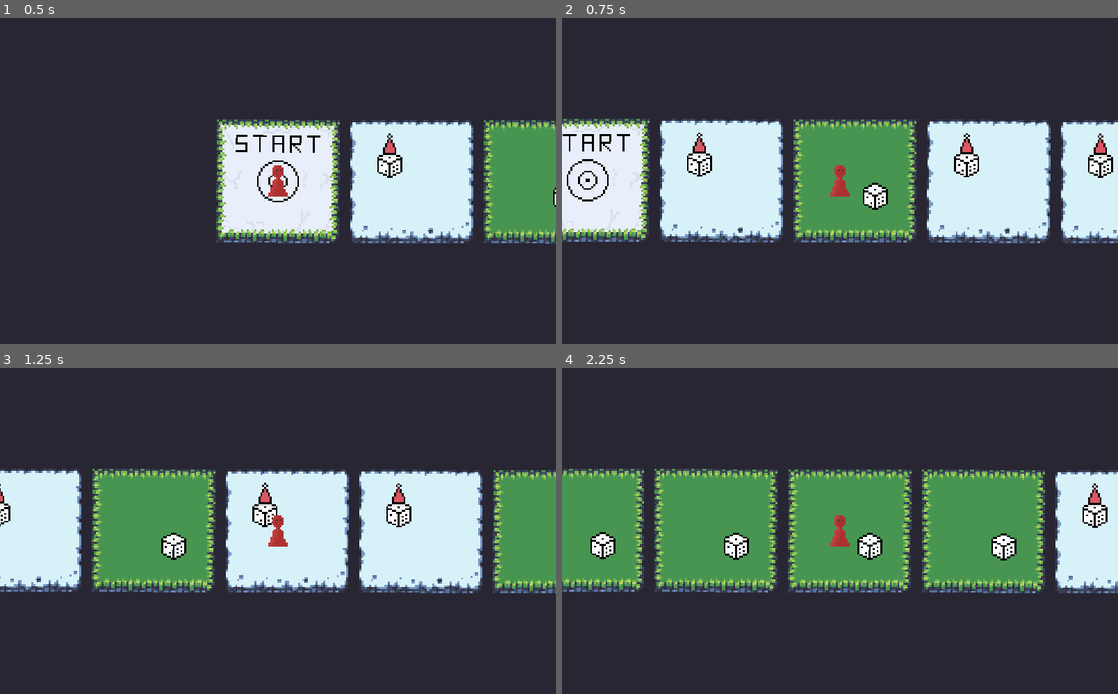
Above: before the commit, frames 1-4 (two rows, left to right).
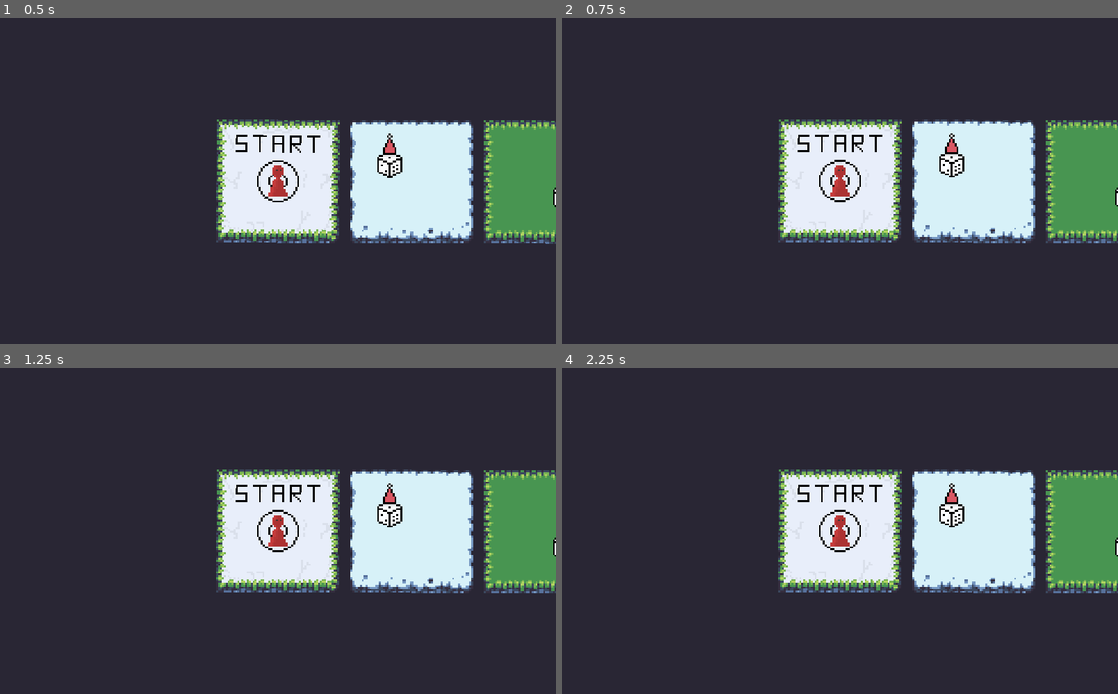
Above: after the commit, the same moments.

Repository: whoisEllie/GMTKJam_2022
Game: Godot game, scene res://Levels/SceneManager.tscn
Two runs of this game, one before a commit and one after it. Both use one fixed random seed, a clock stepped at 60 frames per second and the inputs below.
Inputs (mouse positions are in pixels of both pictures, inside the frame that each line leads up to):
- Up to frame 1 (0.5 s): no input
- Up to frame 2 (0.75 s): tap Enter (ui_accept) at 0.5 s; move the mouse to (962, 164) at 0.52 s; hold D (move_right) from 0.53 s (still down); hold Enter (ui_accept) from 0.53 s (still down)
- Up to frame 3 (1.25 s): keep holding D (move_right); keep holding Enter (ui_accept)
- Up to frame 4 (2.25 s): move the mouse to (728, 547) at 1.27 s; release D (move_right) at 1.28 s; release Enter (ui_accept) at 1.28 s; hold S (move_down) 1.28-2.03 s; click (728, 547) at 1.35 s; tap Enter (ui_accept) at 1.52, 1.55, 1.82 s; move the mouse to (895, 459) at 2.02 s; hold D (move_right) from 2.03 s (still down); hold Enter (ui_accept) from 2.03 s (still down)

Frame 1 is identical in both runs. In frame 2, 30% of the frame differs, in the area x 0-100%, y 30-70%; in frame 3, 21%; in frame 4, 35%.

Commit message:
everything works (?)

Diff:
--- a/DiceIt/Levels/BoardGameScene.gd
+++ b/DiceIt/Levels/BoardGameScene.gd
@@ -22,16 +22,16 @@
 		$BoardGamePlayer.transform = vars.tile_set[vars.current_tile].get_transform()
 	target_tile = vars.current_tile
 	target_position = vars.tile_set[vars.current_tile].position
-
-	target_tile = target_tile + roll_dice(vars.collected_dice)
+	target_tile = target_tile + roll_dice()
 	vars.collected_dice = 0
 	move_forward_one()
 
 func _input(event):
+	pass
 	# only for debug!!!
-	if event.is_action_pressed("ui_accept"):
-		target_tile = target_tile + roll_dice(1)
-		move_forward_one()
+#	if event.is_action_pressed("ui_accept"):
+#		target_tile = target_tile + roll_dice(1)
+#		move_forward_one()
 
 func move_forward_one():
 	if vars.current_tile < target_tile:
@@ -49,10 +49,10 @@
 		change_scene()
 
 
-func roll_dice(amount):
+func roll_dice():
 	rng.randomize()
 	var spaces_to_move = 0
-	for i in range (amount):
+	for i in range (vars.collected_dice):
 		var add = rng.randi_range(1, 6)
 		spaces_to_move += add
 		print(String(add))
--- a/DiceIt/Levels/GrassTopDownScene.tscn
+++ b/DiceIt/Levels/GrassTopDownScene.tscn
@@ -190,6 +190,7 @@
 [node name="Grass" type="TileMap" parent="."]
 tile_set = SubResource( 1 )
 cell_size = Vector2( 16, 16 )
+cell_custom_transform = Transform2D( 0, 0, 0, 0, 0, 0 )
 format = 1
 
 [node name="Roads" type="TileMap" parent="."]
--- a/DiceIt/Levels/LevelScene.gd
+++ b/DiceIt/Levels/LevelScene.gd
@@ -4,7 +4,7 @@
 const DicePickup = preload("res://Scenes/DicePickup.tscn")
 
 var noise
-var map_size = Vector2(50, 50)
+var map_size = Vector2(80, 60)
 var grass_cap = 0.5
 var road_caps = Vector2(0.3, 0.05)
 var environment_caps = Vector3(0.4, 0.3, 0.04)
@@ -73,10 +73,10 @@
 	$Background.update_bitmask_region(Vector2(0.0, 0.0), Vector2(map_size.x, map_size.y))
 
 func fill_rest():
-	for x in map_size.x:
-		for y in map_size.y:
-			if $Grass.get_cell(x,y) != 0:
-				$Collision.set_cell(x,y,0)
+	for x in (map_size.x + 2):
+		for y in (map_size.y + 2):
+			if $Grass.get_cell(x-1,y-1) != 0:
+				$Collision.set_cell(x-1,y-1,0)
 
 	$Collision.update_bitmask_region(Vector2(0.0, 0.0), Vector2(map_size.x, map_size.y))
 
@@ -84,7 +84,10 @@
 	for i in DICE_AMOUNT:
 		var new_dice = DicePickup.instance()
 		rng.randomize()
-		new_dice.position = Vector2(rng.randf_range(0, map_size.x*16), rng.randf_range(0, map_size.y*16))
+		var rand_x = rng.randf_range(0, (map_size.x*16))
+		rng.randomize()
+		var rand_y = rng.randf_range(0, (map_size.y*16))
+		new_dice.position = Vector2(rng.randf_range(0, rand_x), rng.randf_range(0, rand_y))
 		dice.append(new_dice)
 		add_child(new_dice)
 
--- a/DiceIt/Levels/RandomScene.gd
+++ b/DiceIt/Levels/RandomScene.gd
@@ -12,4 +12,5 @@
 
 
 func change_scene():
+	vars.collected_dice = 1
 	emit_signal("level_changed", level_name)
--- a/DiceIt/Levels/SceneManager.gd
+++ b/DiceIt/Levels/SceneManager.gd
@@ -11,7 +11,23 @@
 func _ready() -> void:
 	current_level.generate_tiles()
 	current_level.connect("level_changed", self, "handle_level_changed")
+	vars.collected_dice = 1
 
+	var timer = Timer.new()
+	timer.connect("timeout", self, "roll_and_move")
+	timer.wait_time = 5
+	timer.one_shot = true;
+	add_child(timer)
+	timer.start()
+
+
+
+func roll_and_move():
+	current_level.target_tile = vars.current_tile
+	current_level.target_position = vars.tile_set[vars.current_tile].position
+	current_level.target_tile = current_level.target_tile + current_level.roll_dice()
+	vars.collected_dice = 0
+	current_level.move_forward_one()
 
 func handle_level_changed(current_level_name: String):
 	match current_level_name:
Not shown, changed: DiceIt/Assets/.DS_Store
